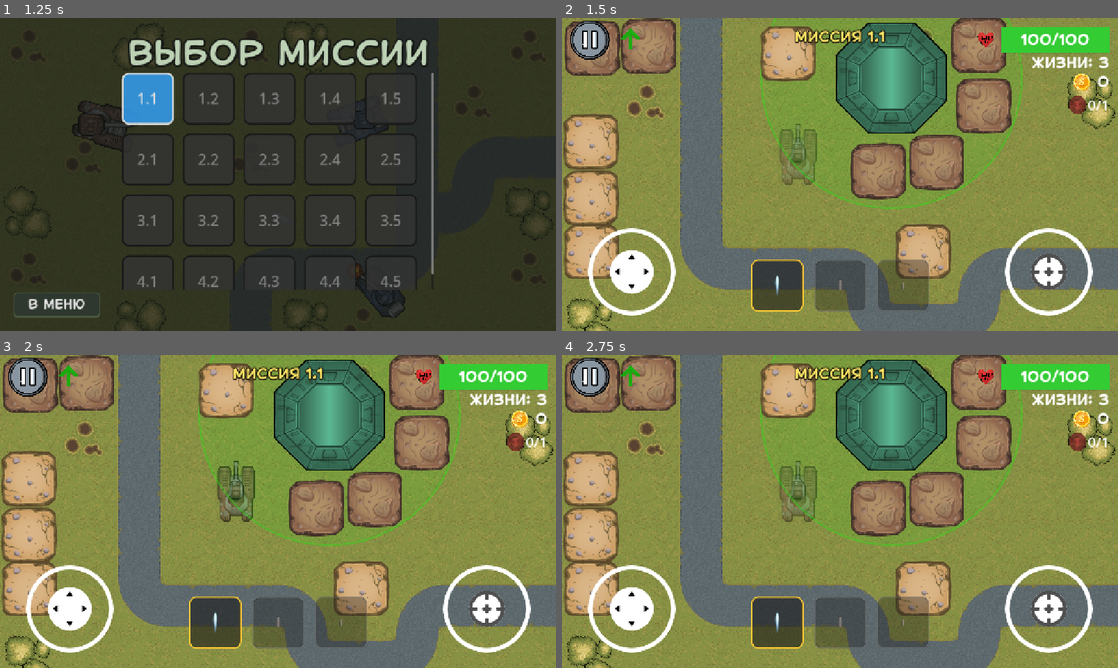
Above: before the commit, frames 1-4 (two rows, left to right).
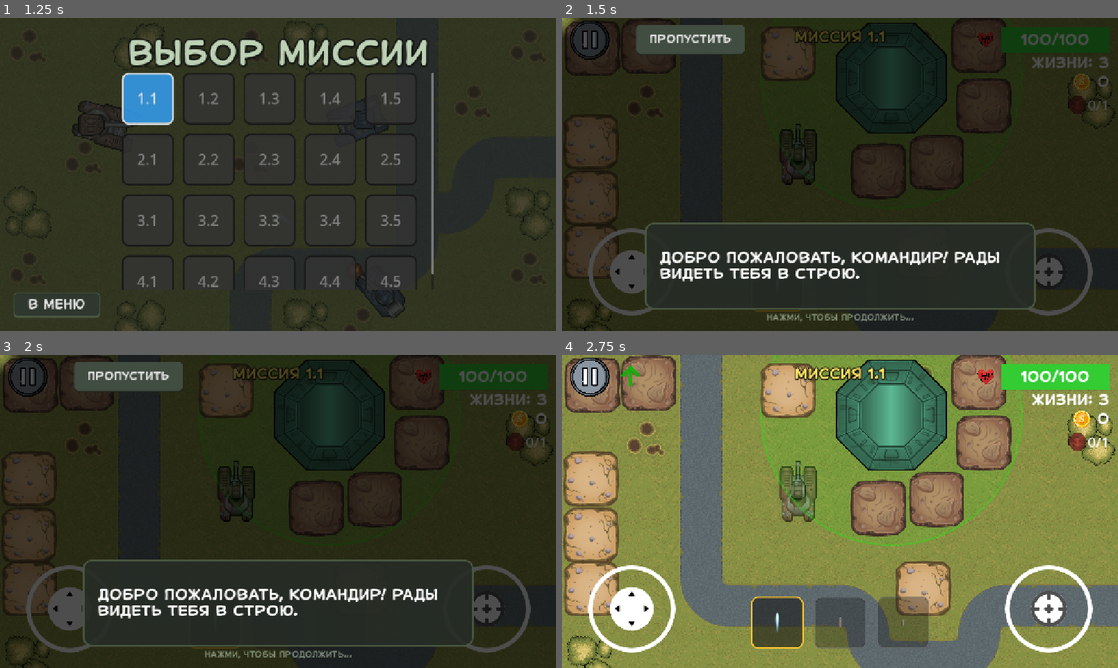
Above: after the commit, the same moments.

Repository: top-it-090304/Selyavi
Game: Godot game, scene res://scenes/MenuScenes/Menu.tscn
Two runs of this game, one before a commit and one after it. Both use one fixed random seed, a clock stepped at 60 frames per second and the inputs below. Sound files missing from this copy of the repository are replaced by a short silence.
Inputs (mouse positions are in pixels of both pictures, inside the frame that each line leads up to):
- Up to frame 1 (1.25 s): click "Миссии" at 0.5 s
- Up to frame 2 (1.5 s): click "1.1" at 1.25 s
- Up to frame 3 (2 s): no input
- Up to frame 4 (2.75 s): click (689, 376) at 2 s, where only the run after the commit has a clickable "ПРОПУСТИТЬ"

Frame 1 is identical in both runs. In frame 2, 99% of the frame differs, in the area x 0-100%, y 0-100%; in frame 3, 99%; in frame 4, 0.2%.

Commit message:
Tutorial created!

Diff:
--- /dev/null
+++ b/assets/shaders/spotlight.gdshader
@@ -0,0 +1,29 @@
+shader_type canvas_item;
+
+uniform vec2 hole_center; // В пикселях
+uniform vec2 hole_size;   // В пикселях
+uniform float hole_radius; // В пикселях
+uniform float shape : hint_range(0.0, 1.0) = 0.0; // 0: круг, 1: квадрат
+uniform float blur : hint_range(0.0, 1.0) = 0.2;
+uniform float alpha_val : hint_range(0.0, 1.0) = 0.7;
+
+void fragment() {
+    // Получаем текущие координаты пикселя экрана
+    vec2 current_pixel = SCREEN_UV / SCREEN_PIXEL_SIZE;
+    float dist = 0.0;
+
+    if (shape < 0.5) {
+        // Идеальный круг в пикселях
+        dist = distance(current_pixel, hole_center) - hole_radius;
+    } else {
+        // Идеальный прямоугольник в пикселях
+        vec2 d = abs(current_pixel - hole_center) - (hole_size * 0.5);
+        dist = length(max(d, 0.0)) + min(max(d.x, d.y), 0.0);
+    }
+
+    // Плавный переход
+    float edge = 20.0 + (max(hole_radius, hole_size.x) * blur);
+    float mask = smoothstep(0.0, edge, dist);
+
+    COLOR = vec4(0.0, 0.0, 0.0, alpha_val * mask);
+}
--- /dev/null
+++ b/scenes/MenuScenes/TutorialOverlay.tscn
@@ -0,0 +1,120 @@
+[gd_scene load_steps=6 format=3]
+
+[ext_resource type="Script" path="res://scripts/MenuScripts/TutorialOverlay.gd" id="1"]
+[ext_resource type="Shader" path="res://assets/shaders/spotlight.gdshader" id="2"]
+[ext_resource type="FontFile" uid="uid://bsnvk4l0ue5ri" path="res://assets/fonts/ofont.ru_Shonen.ttf" id="3"]
+
+[sub_resource type="ShaderMaterial" id="ShaderMaterial_1"]
+shader = ExtResource("2")
+shader_parameter/hole_center = Vector2(0, 0)
+shader_parameter/hole_radius = 0.0
+shader_parameter/blur = 0.2
+
+[sub_resource type="StyleBoxFlat" id="StyleBoxFlat_panel"]
+bg_color = Color(0.14902, 0.172549, 0.14902, 0.9)
+border_width_left = 4
+border_width_top = 4
+border_width_right = 4
+border_width_bottom = 4
+border_color = Color(0.290196, 0.341176, 0.25098, 1)
+corner_radius_top_left = 20
+corner_radius_top_right = 20
+corner_radius_bottom_right = 20
+corner_radius_bottom_left = 20
+
+[sub_resource type="StyleBoxFlat" id="StyleBoxFlat_btn"]
+bg_color = Color(0.25098, 0.301961, 0.25098, 1)
+border_width_bottom = 4
+border_color = Color(0.121569, 0.14902, 0.121569, 1)
+corner_radius_top_left = 10
+corner_radius_top_right = 10
+corner_radius_bottom_right = 10
+corner_radius_bottom_left = 10
+
+[node name="TutorialOverlay" type="CanvasLayer"]
+process_mode = 3
+layer = 120
+script = ExtResource("1")
+
+[node name="Background" type="ColorRect" parent="."]
+material = SubResource("ShaderMaterial_1")
+anchors_preset = 15
+anchor_right = 1.0
+anchor_bottom = 1.0
+grow_horizontal = 2
+grow_vertical = 2
+mouse_filter = 2
+
+[node name="Control" type="Control" parent="."]
+layout_mode = 3
+anchors_preset = 15
+anchor_right = 1.0
+anchor_bottom = 1.0
+grow_horizontal = 2
+grow_vertical = 2
+mouse_filter = 2
+
+[node name="DialogPanel" type="PanelContainer" parent="Control"]
+layout_mode = 1
+anchors_preset = 7
+anchor_left = 0.5
+anchor_top = 1.0
+anchor_right = 0.5
+anchor_bottom = 1.0
+offset_left = -450.0
+offset_top = -250.0
+offset_right = 450.0
+offset_bottom = -50.0
+grow_horizontal = 2
+grow_vertical = 0
+theme_override_styles/panel = SubResource("StyleBoxFlat_panel")
+
+[node name="MarginContainer" type="MarginContainer" parent="Control/DialogPanel"]
+layout_mode = 2
+theme_override_constants/margin_left = 30
+theme_override_constants/margin_top = 20
+theme_override_constants/margin_right = 30
+theme_override_constants/margin_bottom = 20
+
+[node name="Label" type="Label" parent="Control/DialogPanel/MarginContainer"]
+layout_mode = 2
+theme_override_fonts/font = ExtResource("3")
+theme_override_font_sizes/font_size = 32
+text = "Добро пожаловать, Командир! Рады видеть тебя в строю."
+autowrap_mode = 3
+
+[node name="SkipButton" type="Button" parent="Control"]
+layout_mode = 1
+anchors_preset = 1
+anchor_left = 1.0
+anchor_right = 1.0
+offset_left = -220.0
+offset_top = 30.0
+offset_right = -30.0
+offset_bottom = 80.0
+grow_horizontal = 0
+theme_override_fonts/font = ExtResource("3")
+theme_override_font_sizes/font_size = 24
+theme_override_styles/normal = SubResource("StyleBoxFlat_btn")
+text = "ПРОПУСТИТЬ"
+
+[node name="Hint" type="Label" parent="Control"]
+layout_mode = 1
+anchors_preset = 7
+anchor_left = 0.5
+anchor_top = 1.0
+anchor_right = 0.5
+anchor_bottom = 1.0
+offset_left = -200.0
+offset_top = -40.0
+offset_right = 200.0
+offset_bottom = -10.0
+grow_horizontal = 2
+grow_vertical = 0
+theme_override_colors/font_color = Color(0.741176, 0.819608, 0.705882, 0.6)
+theme_override_fonts/font = ExtResource("3")
+theme_override_font_sizes/font_size = 18
+text = "Нажми, чтобы продолжить..."
+horizontal_alignment = 1
+
+[connection signal="pressed" from="Control/SkipButton" to="." method="_on_skip_pressed"]
--- a/scripts/AudioManager.gd
+++ b/scripts/AudioManager.gd
@@ -7,19 +7,21 @@
 
 var music_menu = preload("res://assets/Music/Hitman(chosic.com).mp3")
 var music_boss = preload("res://assets/Music/Time-and-Space-Dramatic-Epic-Music(chosic.com).mp3")
+var music_tutorial = preload("res://assets/Music/Hearts-of-Iron-chosic.com_.mp3")
 
 # Звуки выстрелов
 var sfx_plasma = preload("res://assets/sounds/plasma_gun_06.mp3")
 var sfx_medium = preload("res://assets/sounds/vystrel-tanka.mp3")
 var sfx_light = preload("res://assets/sounds/light_bullet.mp3")
 
-enum Track { NONE, MENU, BOSS }
+enum Track { NONE, MENU, BOSS, TUTORIAL }
 var current_track = Track.NONE
 
 func _ready():
 	# Включаем зацикливание для фоновых треков
 	if music_menu is AudioStreamMP3: music_menu.loop = true
 	if music_boss is AudioStreamMP3: music_boss.loop = true
+	if music_tutorial is AudioStreamMP3: music_tutorial.loop = true
 
 	process_mode = Node.PROCESS_MODE_ALWAYS
 	_player = AudioStreamPlayer.new()
@@ -46,6 +48,12 @@
 	_play(music_boss)
 	_player.volume_db = 0.0
 	current_track = Track.BOSS
+
+func play_tutorial():
+	if current_track == Track.TUTORIAL: return
+	_play(music_tutorial)
+	_player.volume_db = -12.0
+	current_track = Track.TUTORIAL
 
 func stop():
 	_player.stop()
--- a/scripts/Base.gd
+++ b/scripts/Base.gd
@@ -25,9 +25,7 @@
 # Эффекты частиц
 var _smoke_particles: CPUParticles2D
 var _fire_particles: CPUParticles2D
-
-# Флаги состояний повреждений (чтобы не перезапускать эмиттеры)
-var _damage_tier: int = 0 # 0: целая, 1: 70%, 2: 40%, 3: 15%
+var _damage_tier: int = 0
 
 # Бонусы
 @export var _damage_bonus: float = 1.3
@@ -61,24 +59,20 @@
 	queue_redraw()
 
 func _setup_particles():
-	# Настройка дыма
 	_smoke_particles = CPUParticles2D.new()
 	_smoke_particles.texture = load("res://assets/future_tanks/PNG/Effects/Smoke_A.png")
 	_smoke_particles.emission_shape = CPUParticles2D.EMISSION_SHAPE_SPHERE
 	_smoke_particles.emission_sphere_radius = 35.0
 	_smoke_particles.spread = 180.0
 	_smoke_particles.gravity = Vector2(0, -120)
-	_smoke_particles.initial_velocity_min = 20.0
-	_smoke_particles.initial_velocity_max = 40.0
 	_smoke_particles.scale_amount_min = 0.2
 	_smoke_particles.scale_amount_max = 0.6
 	_smoke_particles.emitting = false
 	_smoke_particles.amount = 40
 	_smoke_particles.lifetime = 1.5
-	_smoke_particles.preprocess = 1.0 # Начинаем с уже летящим дымом
+	_smoke_particles.preprocess = 1.0
 	add_child(_smoke_particles)
 
-	# Настройка огня
 	_fire_particles = CPUParticles2D.new()
 	_fire_particles.texture = load("res://assets/future_tanks/PNG/Effects/Smoke_A.png")
 	_fire_particles.emission_shape = CPUParticles2D.EMISSION_SHAPE_SPHERE
@@ -91,14 +85,9 @@
 	_fire_particles.emitting = false
 	_fire_particles.amount = 80
 	_fire_particles.lifetime = 0.5
-
 	var gradient = Gradient.new()
-	gradient.set_color(0, Color(1, 0.9, 0.2, 1))
-	gradient.add_point(0.2, Color(1, 0.4, 0, 1))
-	gradient.add_point(0.5, Color(0.8, 0.1, 0, 0.8))
-	gradient.add_point(1.0, Color(0.2, 0.2, 0.2, 0))
+	gradient.set_color(0, Color(1, 0.9, 0.2, 1)); gradient.add_point(0.2, Color(1, 0.4, 0, 1)); gradient.add_point(0.5, Color(0.8, 0.1, 0, 0.8)); gradient.add_point(1.0, Color(0.2, 0.2, 0.2, 0))
 	_fire_particles.color_ramp = gradient
-
 	add_child(_fire_particles)
 
 func _draw():
@@ -129,8 +118,7 @@
 	if area.has_method("is_player"):
 		var is_player_bullet = area.is_player()
 		if (is_player_bullet and type_base == TypeBase.ENEMY) or (not is_player_bullet and type_base == TypeBase.PLAYER):
-			var damage = area.get("_damage") if "_damage" in area else 25
-			take_damage(damage)
+			take_damage(area.get("_damage") if "_damage" in area else 25)
 			if area.has_method("_destroy"): area._destroy()
 			else: area.queue_free()
 
@@ -149,41 +137,22 @@
 	_hp -= amount
 	_update_damage_visuals()
 	_update_destruction_effects()
-
 	if type_base == TypeBase.PLAYER:
 		var hud = get_tree().get_first_node_in_group("hud")
-		if hud and hud.has_method("trigger_base_attack_warning"):
-			hud.trigger_base_attack_warning(global_position)
-
+		if hud and hud.has_method("trigger_base_attack_warning"): hud.trigger_base_attack_warning(global_position)
 	if _hp <= 0: _destroy()
 
 func _update_destruction_effects():
 	var hp_percent = float(_hp) / float(_max_hp)
-
-	# Смена уровней повреждений (Damage Tiers)
-	# Используем только один вызов настроек при переходе на новый тир
-
 	if hp_percent <= 0.15:
 		if _damage_tier < 3:
-			_damage_tier = 3
-			_smoke_particles.emitting = true
-			_smoke_particles.amount = 60
-			_smoke_particles.color = Color(0.05, 0.05, 0.05, 0.9)
-			_fire_particles.emitting = true
+			_damage_tier = 3; _smoke_particles.emitting = true; _smoke_particles.amount = 60; _smoke_particles.color = Color(0.05, 0.05, 0.05, 0.9); _fire_particles.emitting = true
 	elif hp_percent <= 0.4:
 		if _damage_tier < 2:
-			_damage_tier = 2
-			_smoke_particles.emitting = true
-			_smoke_particles.amount = 45
-			_smoke_particles.color = Color(0.1, 0.1, 0.1, 0.8)
-			_fire_particles.emitting = false
+			_damage_tier = 2; _smoke_particles.emitting = true; _smoke_particles.amount = 45; _smoke_particles.color = Color(0.1, 0.1, 0.1, 0.8); _fire_particles.emitting = false
 	elif hp_percent <= 0.7:
 		if _damage_tier < 1:
-			_damage_tier = 1
-			_smoke_particles.emitting = true
-			_smoke_particles.amount = 20
-			_smoke_particles.color = Color(0.5, 0.5, 0.5, 0.6)
-			_fire_particles.emitting = false
+			_damage_tier = 1; _smoke_particles.emitting = true; _smoke_particles.amount = 20; _smoke_particles.color = Color(0.5, 0.5, 0.5, 0.6); _fire_particles.emitting = false
 
 func _update_damage_visuals():
 	var sprite = get_node_or_null("Sprite2D") if get_node_or_null("Sprite2D") else self
@@ -198,6 +167,10 @@
 
 func _spawn_enemy():
 	if type_base == TypeBase.PLAYER: return
+
+	# БЛОКИРОВКА СПАВНА ВО ВРЕМЯ ОБУЧЕНИЯ
+	if get_tree().has_group("tutorial"): return
+
 	_my_spawned_enemies = _my_spawned_enemies.filter(func(enemy): return is_instance_valid(enemy) and not enemy.is_queued_for_deletion())
 	if _my_spawned_enemies.size() >= _max_enemies: return
 	var spawn_pos = _get_safe_spawn_pos()
@@ -225,8 +198,13 @@
 	var space_state = get_world_2d().direct_space_state
 	var shape = CircleShape2D.new(); shape.radius = 45.0
 	var query = PhysicsShapeQueryParameters2D.new(); query.set_shape(shape); query.transform = Transform2D(0, pos)
-	query.exclude = [get_rid()]
-	if is_instance_valid(_base_body): query.exclude.append(_base_body.get_rid())
+
+	# ФИКС ОШИБКИ RID
+	var exclude_list: Array[RID] = []
+	exclude_list.append(get_rid())
+	if is_instance_valid(_base_body): exclude_list.append(_base_body.get_rid())
+	query.exclude = exclude_list
+
 	var results = space_state.intersect_shape(query)
 	for result in results:
 		if result.collider is TileMap or result.collider is StaticBody2D or result.collider is CharacterBody2D: return false
--- a/scripts/Field.gd
+++ b/scripts/Field.gd
@@ -52,6 +52,16 @@
 
 	_pauseScene = load("res://scenes/MenuScenes/PauseScreen.tscn")
 	call_deferred("_connect_player_lives")
+
+	# ЗАПУСК ОБУЧЕНИЯ на первом уровне
+	if current_level == 1:
+		call_deferred("_launch_tutorial")
+
+func _launch_tutorial():
+	var tutorial_scene = load("res://scenes/MenuScenes/TutorialOverlay.tscn")
+	if tutorial_scene:
+		var tutorial = tutorial_scene.instantiate()
+		add_child(tutorial)
 
 func _on_node_added(node):
 	if node.is_in_group("bases"):
--- a/scripts/HUD.gd
+++ b/scripts/HUD.gd
@@ -61,12 +61,14 @@
 	var center_top = find_child("TopCenter", true)
 	if !center_top or !_levelLabel: return
 
+	# Создаем VBoxContainer для предотвращения наложения текстов
 	var vbox = VBoxContainer.new()
 	vbox.name = "HeaderVBox"
 	vbox.set_anchors_and_offsets_preset(Control.PRESET_CENTER_TOP)
 	vbox.add_theme_constant_override("separation", 10)
 	center_top.add_child(vbox)
 
+	# Перемещаем LevelLabel в новый контейнер
 	if _levelLabel.get_parent():
 		_levelLabel.get_parent().remove_child(_levelLabel)
 	vbox.add_child(_levelLabel)
@@ -80,6 +82,7 @@
 	_warningLabel.add_theme_color_override("font_outline_color", Color.BLACK)
 	_warningLabel.add_theme_constant_override("outline_size", 8)
 	_warningLabel.visible = false
+
 	vbox.add_child(_warningLabel)
 
 func trigger_base_attack_warning(base_pos: Vector2):
@@ -196,6 +199,7 @@
 	ammo_container.offset_left = -500
 	ammo_container.offset_right = 500
 	var ammo_panel = HBoxContainer.new()
+	ammo_panel.name = "AmmoPanel"
 	ammo_panel.add_theme_constant_override("separation", 25)
 	ammo_container.add_child(ammo_panel)
 	var tex = ["res://assets/future_tanks/PNG/Effects/Plasma.png","res://assets/future_tanks/PNG/Effects/Medium_Shell.png","res://assets/future_tanks/PNG/Effects/Light_Shell.png"]
--- /dev/null
+++ b/scripts/MenuScripts/TutorialOverlay.gd
@@ -0,0 +1,184 @@
+extends CanvasLayer
+
+signal tutorial_finished
+
+@onready var bg = $Background
+@onready var dialog_panel = $Control/DialogPanel
+@onready var text_label = $Control/DialogPanel/MarginContainer/Label
+@onready var skip_button = $Control/SkipButton
+
+var _current_step = 0
+var _last_step_time = 0
+var _steps = [
+	{"text": "Добро пожаловать, Командир! Рады видеть тебя в строю.", "node": null},
+	{"text": "Тебя давно не было видно. Напомню тебе, как здесь все устроено.", "node": null},
+	{"text": "Используй левый джойстик для перемещения твоего танка. Лучше его не отпускать надолго!", "node": "Joystick"},
+	{"text": "Правый джойстик отвечает за прицеливание и стрельбу. Наведи его на цель, чтобы выстрелить.", "node": "Aim"},
+	{"text": "Танк оснащен автодоводкой пушки. Ты можешь отключить ёе в настройках.", "node": "Aim"},
+	{"text": "Это наш штаб. Находясь рядом с ним, ты чинишь танк и наносишь больше урона.", "node": "Base"},
+	{"text": "Враги будут всеми силами пытаться его уничтожешь. Не допусти это!", "node": "Base"},
+	{"text": "Здесь можно переключать типы снарядов. Выбирай подходящий под ситуацию.", "node": "AmmoPanel", "shape": 1},
+	{"text": "Каждый снаряд уникален: Плазма - быстрый, средний снаряд - самый мощный, а лёгкий летит дальше всех.", "node": "AmmoPanel", "shape": 1},
+	{"text": "Следи за показателями: здесь твое здоровье, количество жизней, заработанные деньги и счетчик баз врага.", "node": "Stats", "shape": 1},
+	{"text": "Лучше не дать жизням закончится.", "node": "Stats", "shape": 1},
+	{"text": "За деньги ты можешь улучшать свой танк в магазине.", "node": "Stats", "shape": 1},
+	{"text": "Маркеры по краям экрана помогут найти босса, врагов и базы вне поля зрения.", "node": "MarkerOverlay"},
+	{"text": "Миссия ясна. Уничтожь вражеские базы и защити свою. Удачи в бою!", "node": "MarkerOverlay"}
+]
+
+func _ready():
+	add_to_group("tutorial")
+	process_mode = Node.PROCESS_MODE_ALWAYS
+	get_tree().paused = true
+
+	# Запускаем музыку обучения
+	if AudioManager:
+		AudioManager.play_tutorial()
+
+	if skip_button:
+		skip_button.text = "ПРОПУСТИТЬ"
+		skip_button.position = Vector2(230, 15)
+		skip_button.custom_minimum_size = Vector2(250, 70)
+
+	_start_step()
+
+func _input(event):
+	if event is InputEventMouseButton and event.pressed or \
+	   event is InputEventScreenTouch and event.pressed:
+
+		var current_time = Time.get_ticks_msec()
+		if current_time - _last_step_time < 250:
+			return
+		_last_step_time = current_time
+
+		if skip_button and skip_button.get_global_rect().has_point(event.position):
+			return
+		_next_step()
+
+func _start_step():
+	# Даем время UI обновиться, чтобы точно найти координаты и размеры узлов
+	await get_tree().process_frame
+
+	var step = _steps[_current_step]
+	text_label.text = step.text
+	text_label.add_theme_constant_override("line_spacing", 10)
+	text_label.autowrap_mode = TextServer.AUTOWRAP_WORD_SMART
+
+	var target_pos = Vector2.ZERO
+	var radius = 0.0
+	var size = Vector2.ZERO
+	var shape = step.get("shape", 0)
+
+	if step.node != null:
+		var node = _find_target_node(step.node)
+		if node:
+			target_pos = _get_node_screen_pos(node)
+
+			# Оставляем текущие смещения, как просил пользователь "не менять координаты"
+			if step.node == "Aim":
+				target_pos += Vector2(60, 50)
+			elif step.node == "Joystick":
+				target_pos += Vector2(30, 50)
+
+			if shape == 0:
+				radius = _get_node_radius(node, step.node)
+			else:
+				# ПРЯМОУГОЛЬНИК: Увеличиваем запас (padding), чтобы шейдер был лучше виден
+				var scale = node.get_screen_transform().get_scale()
+				size = node.size * scale + Vector2(60, 40)
+
+	_adjust_dialog_position(target_pos)
+	_update_shader_params(target_pos, radius, size, shape)
+
+func _adjust_dialog_position(target_pos: Vector2):
+	var screen_height = get_viewport().get_visible_rect().size.y
+
+	dialog_panel.anchor_left = 0.5
+	dialog_panel.anchor_right = 0.5
+	dialog_panel.offset_left = -450
+	dialog_panel.offset_right = 450
+
+	# Если цель в нижней половине экрана (как AmmoPanel), диалог уходит вверх
+	if target_pos != Vector2.ZERO and target_pos.y > screen_height * 0.5:
+		dialog_panel.anchor_top = 0.0
+		dialog_panel.anchor_bottom = 0.0
+		dialog_panel.offset_top = 150
+		dialog_panel.offset_bottom = 350
+	else:
+		dialog_panel.anchor_top = 1.0
+		dialog_panel.anchor_bottom = 1.0
+		dialog_panel.offset_top = -250
+		dialog_panel.offset_bottom = -50
+
+func _update_shader_params(pos, rad, sz, shp):
+	var mat = bg.material as ShaderMaterial
+	if mat:
+		var current_center = mat.get_shader_parameter("hole_center")
+		if current_center == null: current_center = Vector2.ZERO
+		var current_radius = mat.get_shader_parameter("hole_radius")
+		if current_radius == null: current_radius = 0.0
+		var current_size = mat.get_shader_parameter("hole_size")
+		if current_size == null: current_size = Vector2.ZERO
+		var current_shape = mat.get_shader_parameter("shape")
+		if current_shape == null: current_shape = 0.0
+
+		var tween = create_tween().set_pause_mode(Tween.TWEEN_PAUSE_PROCESS).set_parallel(true)
+		tween.tween_method(func(v): mat.set_shader_parameter("hole_center", v), current_center, pos, 0.4)
+		tween.tween_method(func(v): mat.set_shader_parameter("hole_radius", v), current_radius, rad, 0.4)
+		tween.tween_method(func(v): mat.set_shader_parameter("hole_size", v), current_size, sz, 0.4)
+		tween.tween_method(func(v): mat.set_shader_parameter("shape", v), current_shape, float(shp), 0.2)
+
+func _find_target_node(node_name: String):
+	if node_name == "Base":
+		var bases = get_tree().get_nodes_in_group("bases")
+		for b in bases: if b.get("type_base") == 0: return b
+		return null
+
+	var hud = get_tree().get_first_node_in_group("hud")
+	if hud:
+		var found = hud.find_child(node_name, true, false)
+		if found: return found
+		# Дополнительные проверки, если find_child не сработал напрямую
+		if node_name == "AmmoPanel": return hud.find_child("AmmoPanel", true)
+		if node_name == "Stats": return hud.find_child("Stats", true)
+		if node_name == "MarkerOverlay": return hud.find_child("MarkerOverlay", true)
+	return null
+
+func _get_node_screen_pos(node: Node) -> Vector2:
+	if node is Control: return node.get_screen_transform().get_origin() + (node.size * node.get_screen_transform().get_scale() / 2.0)
+	elif node is Node2D: return node.get_viewport_transform() * node.global_position
+	return Vector2.ZERO
+
+func _get_node_radius(node: Node, node_name: String) -> float:
+	if node is Control:
+		var scale = node.get_screen_transform().get_scale().x
+		var base_radius = max(node.size.x, node.size.y) * 0.5
+
+		# Увеличиваем радиус для джойстиков
+		if node_name == "Aim": return base_radius * 1.5 * scale
+		if node_name == "Joystick": return base_radius * 1.3 * scale
+
+		# Для маркеров делаем огромный радиус, чтобы убрать темноту
+		if node_name == "MarkerOverlay": return 2000.0
+
+		return base_radius * 0.7 * scale
+	return 180.0
+
+func _next_step():
+	_current_step += 1
+	if _current_step >= _steps.size(): _finish()
+	else: _start_step()
+
+func _on_skip_pressed(): _finish()
+
+func _finish():
+	get_tree().paused = false
+	SaveManager.save_data["tutorial_completed"] = true
+	SaveManager.save_game()
+
+	# Останавливаем музыку обучения после завершения
+	if AudioManager:
+		AudioManager.stop()
+
+	tutorial_finished.emit()
+	queue_free()
Not shown, added: assets/shaders/spotlight.gdshader.uid
Not shown, added: scripts/MenuScripts/TutorialOverlay.gd.uid
Not shown, added: assets/Music/Hearts-of-Iron-chosic.com_.mp3
